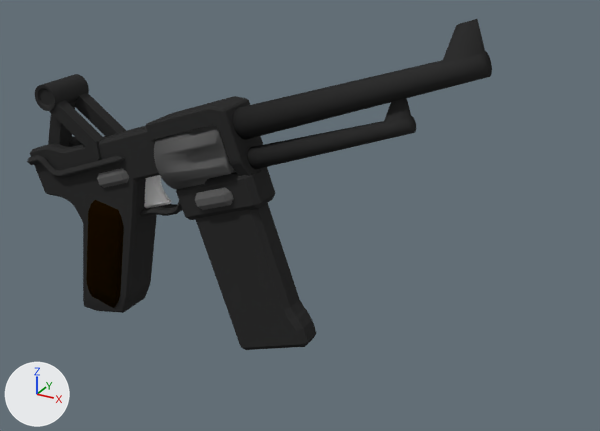
Renders of the Blender file Assets/Models/Vehicles/Guns/pistol.blend from each side of a commit.
One viewpoint serves both versions: a 50 mm lens placed at (6.54, -11.49, 7.31), pointed at (0.04, 0.32, 1.4). Arrows for +X, +Y and +Z are at lower left; the lights stay in place.
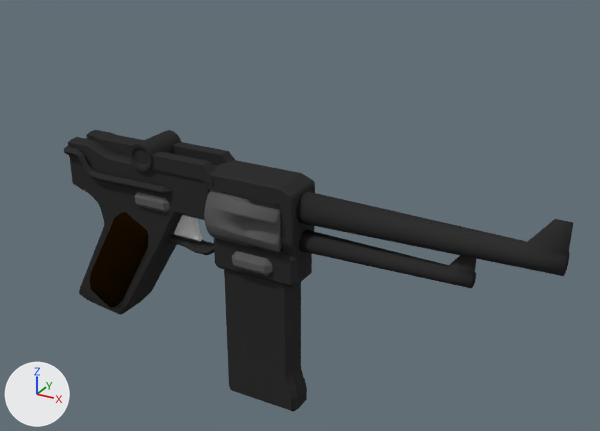
ob_empty is not drawn itself; it is the parent of ob_cube_010, ob_cube_011, ob_cylinder_003, ob_cube_009, ob_cube_008, ob_cube_007, ob_cube_006, ob_cube_005.

What differs and where, as boxes (x1, y1, x2, y2) in the pictures (600 x 431 px):
'Cylinder.001', turned
    before: (233, 19, 492, 139)
    after: (297, 191, 573, 276)
'Cube.006', turned
    before: (195, 203, 316, 350)
    after: (224, 269, 307, 412)
'Cube', turned
    before: (30, 126, 159, 313)
    after: (68, 130, 216, 314)
'Cylinder.002', turned
    before: (248, 98, 416, 169)
    after: (299, 230, 476, 289)
'Cube.004', turned
    before: (146, 96, 265, 176)
    after: (205, 160, 315, 258)
'Cylinder', turned
    before: (154, 125, 236, 190)
    after: (204, 190, 282, 252)
'Cube.005', turned
    before: (176, 167, 275, 220)
    after: (214, 238, 312, 288)
'Cube.009', turned
    before: (86, 200, 124, 308)
    after: (90, 212, 148, 308)
'Cube.011', turned, moved
    before: (49, 93, 126, 161)
    after: (147, 142, 235, 186)
'Cylinder.003', turned, moved
    before: (35, 74, 89, 111)
    after: (129, 130, 181, 171)
'Cube.002', turned
    before: (27, 155, 124, 178)
    after: (64, 138, 171, 194)
'Cube.007', turned
    before: (195, 187, 234, 210)
    after: (232, 251, 273, 276)
'Cube.010', turned, moved
    before: (48, 101, 76, 147)
    after: (92, 133, 144, 156)
'Cube.001', turned
    before: (144, 175, 171, 208)
    after: (174, 215, 203, 241)
'Cube.008', turned
    before: (97, 168, 129, 188)
    after: (135, 192, 169, 212)
'Cube.003', turned
    before: (140, 201, 182, 217)
    after: (168, 235, 214, 255)

Patch to the scene script:
```diff
--- a/Assets/Models/Vehicles/Guns/pistol.blend.py
+++ b/Assets/Models/Vehicles/Guns/pistol.blend.py
@@ ob_empty @@
 ob_empty.location = (-4.0, 0.0, -1.0)
-ob_empty.rotation_euler = (0.0, -0.349, 0.0)  # degrees (0, -20, 0)
@@ ob_cube_010 @@
 ob_cube_010.matrix_parent_inverse = Matrix(((1.0, 0.0, 0.0, 4.0), (0.0, 1.0, 0.0, 0.0), (0.0, 0.0, 1.0, 1.0), (0.0, 0.0, 0.0, 1.0)))
-ob_cube_010.location = (-3.55, 0.0, 3.145)
-ob_cube_010.rotation_euler = (0.0, -0.96, 0.0)  # degrees (0, -55, 0)
+ob_cube_010.location = (-2.815, 0.0, 2.239)
@@ ob_cube_011 @@
 ob_cube_011.matrix_parent_inverse = Matrix(((1.0, 0.0, 0.0, 4.0), (0.0, 1.0, 0.0, 0.0), (0.0, 0.0, 1.0, 1.0), (0.0, 0.0, 0.0, 1.0)))
-ob_cube_011.location = (-3.55, 0.0, 3.145)
-ob_cube_011.rotation_euler = (0.0, -0.96, -3.142)  # degrees (0, -55, -180)
+ob_cube_011.location = (-2.815, 0.0, 2.239)
+ob_cube_011.rotation_euler = (0.0, 0.0, -3.142)  # degrees (0, 0, -180)
 _m = ob_cube_011.modifiers.new('Mirror', 'MIRROR')
@@ ob_cylinder_003 @@
 ob_cylinder_003.matrix_parent_inverse = Matrix(((1.0, 0.0, 0.0, 4.0), (0.0, 1.0, 0.0, 0.0), (0.0, 0.0, 1.0, 1.0), (0.0, 0.0, 0.0, 1.0)))
-ob_cylinder_003.location = (-3.549, 0.0, 3.144)
+ob_cylinder_003.location = (-2.814, 0.0, 2.238)
 ob_cylinder_003.rotation_euler = (-1.571, 0.0, 0.0)  # degrees (-90, 0, 0)
```
